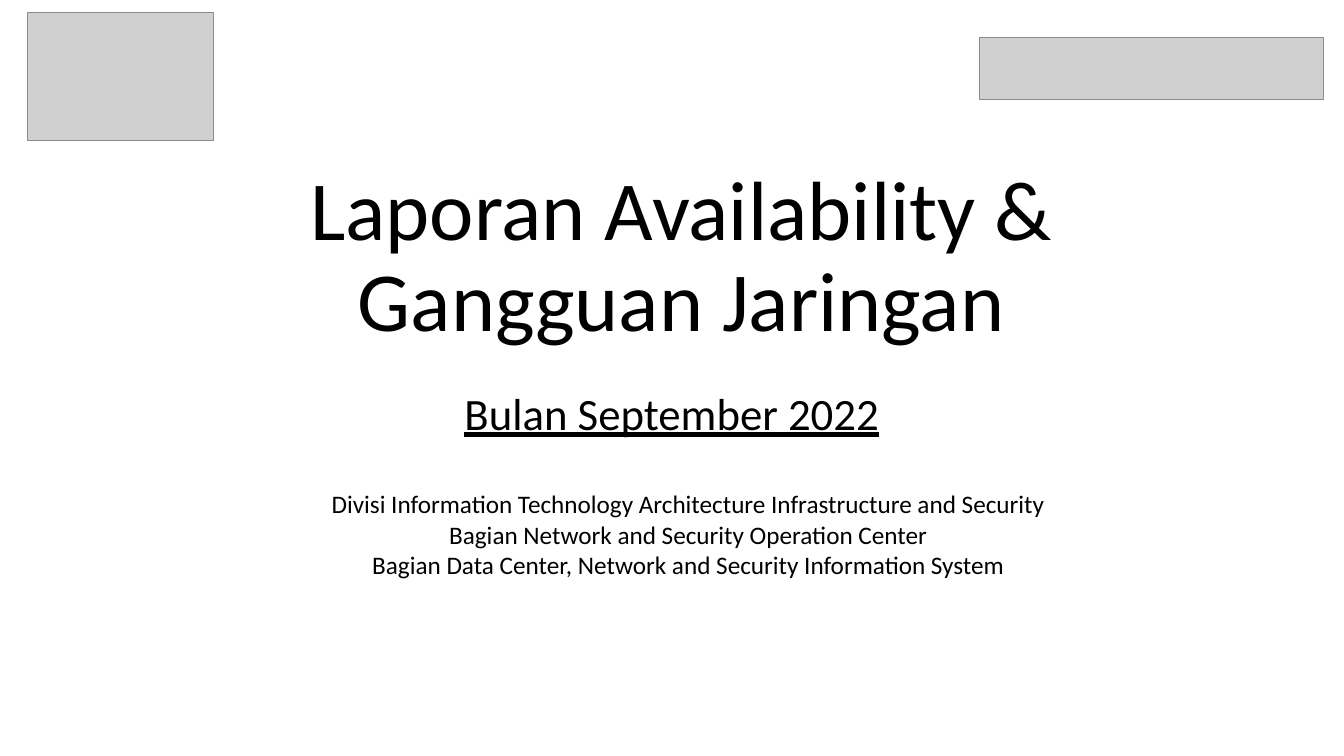
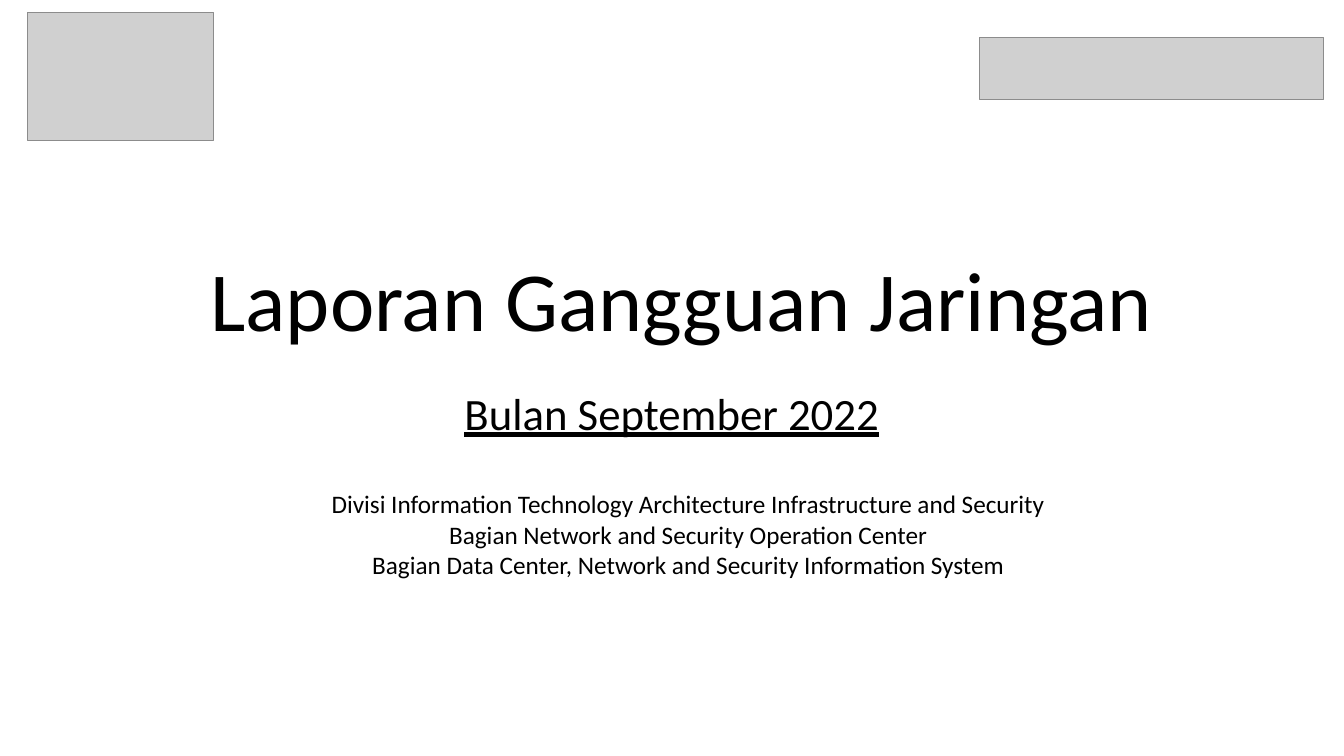
Before and after one commit to mradityae/protocp, a slide deck: slide 1 of data/LAPORAN_TIKET.pptx. Drawn at 1344x756 pixels with LibreOffice and Linux fonts; fonts in the diff are those of the drawing; grey boxes stand for pictures. Boxes give left, top, right and bottom in pixels: in the first picture for what was removed or moved away, otherwise in the second. Text is boxed around its words. In the diff, an @@ line names an element or a change of style, - is before the commit and + after.

```diff
--- a/data/LAPORAN_TIKET.pptx
+++ b/data/LAPORAN_TIKET.pptx
@@ title at (210,273,1152,346): text changed @@
-Laporan Availability & Gangguan Jaringan
+Laporan Gangguan Jaringan
```
Also in this commit, not shown: 1 other slide changed, 5 slides removed, 11 other files.
